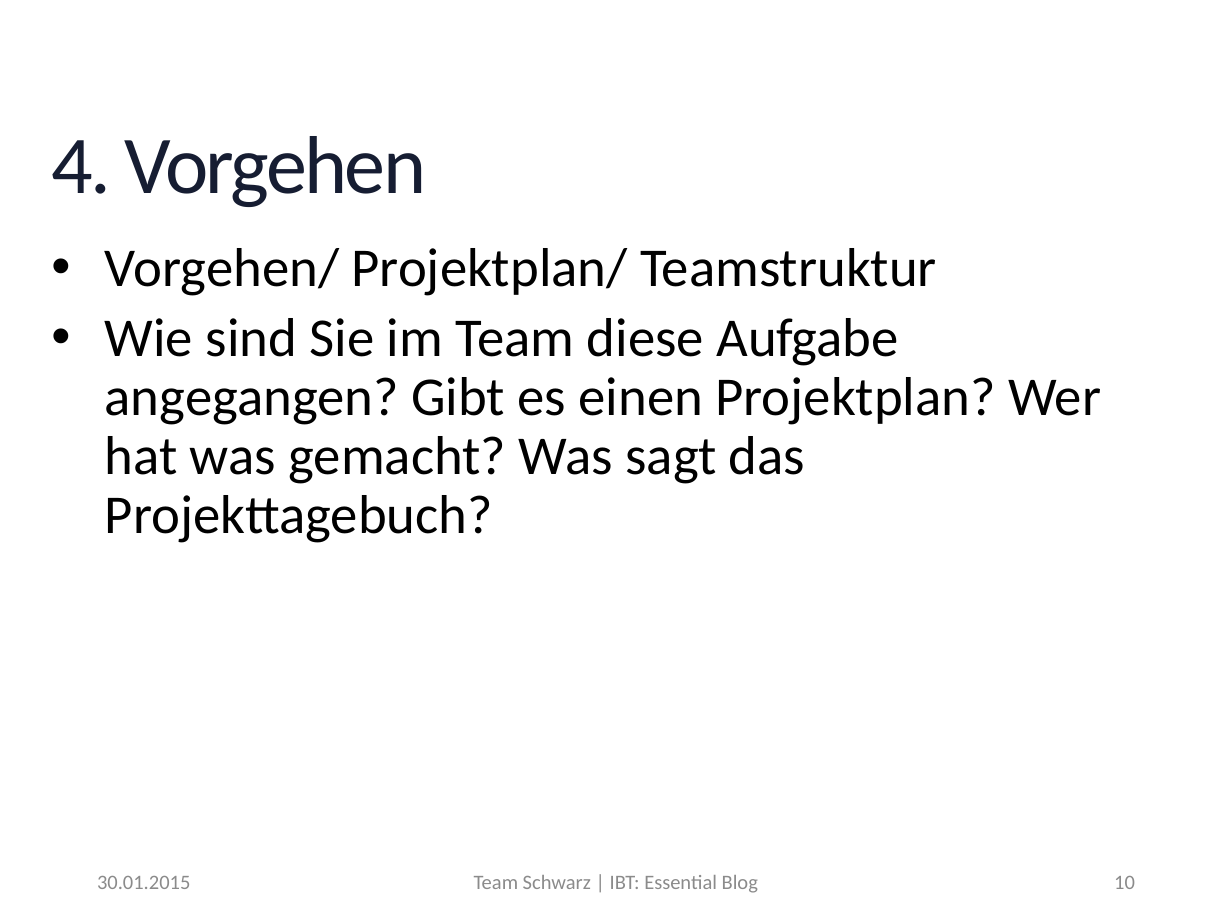
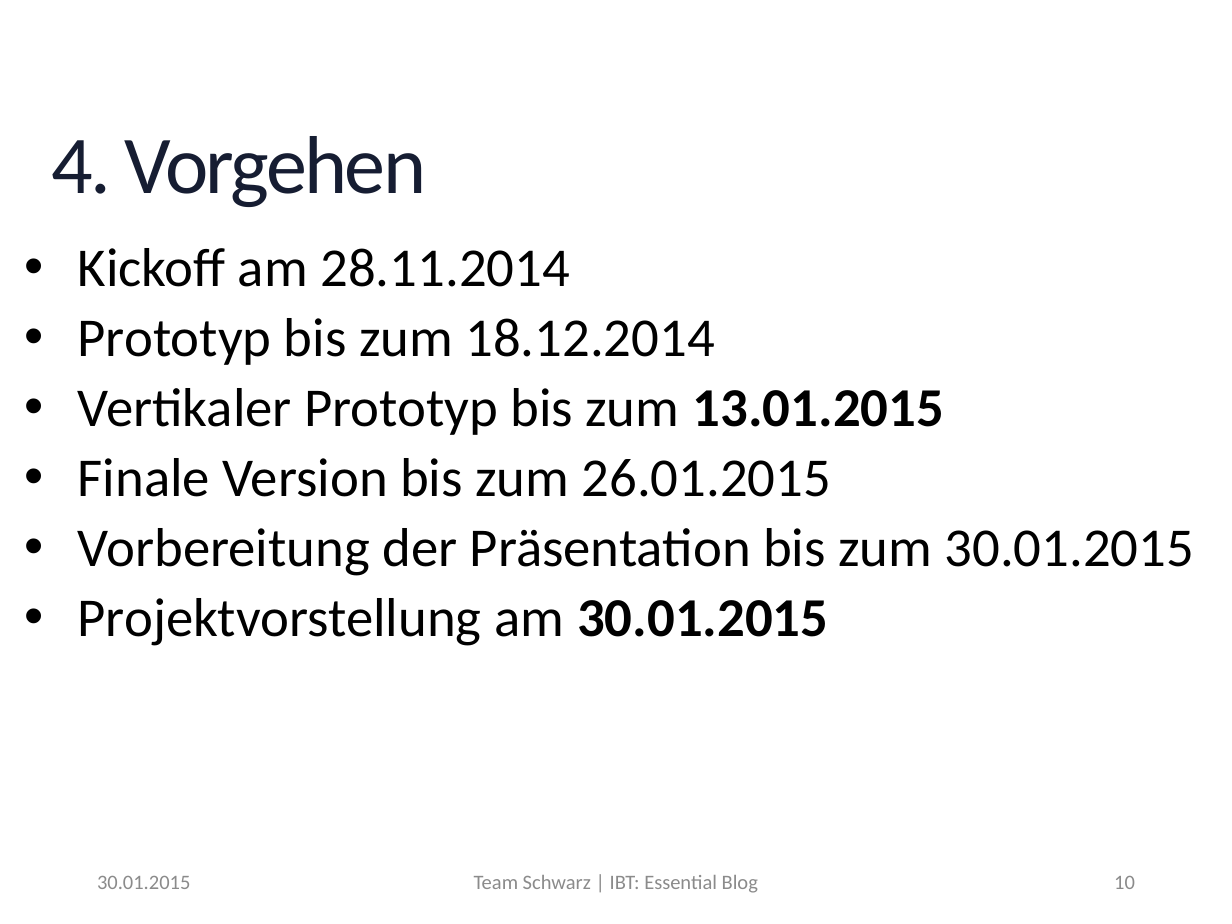
Before and after one commit to MrXXX92/EssentialBlog, a slide deck: slide 10 of Notizen/Präsentation_EssentialBlog.pptx. Drawn at 1232x924 pixels with LibreOffice and Linux fonts; fonts in the diff are those of the drawing; background and template pictures are left out. Boxes give left, top, right and bottom in pixels: in the first picture for what was removed or moved away, otherwise in the second. Text is boxed around its words. In the diff, an @@ line names an element or a change of style, - is before the commit and + after.

Commit message:
Präsentation zum Teil Vorgehen erstellt

```diff
--- a/Notizen/Präsentation_EssentialBlog.pptx
+++ b/Notizen/Präsentation_EssentialBlog.pptx
@@ text at (78,248,1195,646): text changed @@
-• Vorgehen/ Projektplan/ Teamstruktur
-• Wie sind Sie im Team diese Aufgabe angegangen? Gibt es einen Projektplan? Wer hat was gemacht? Was sagt das Projekttagebuch?
+• Kickoff am 28.11.2014
+• Prototyp bis zum 18.12.2014
+• Vertikaler Prototyp bis zum 13.01.2015
+• Finale Version bis zum 26.01.2015
+• Vorbereitung der Präsentation bis zum 30.01.2015
+• Projektvorstellung am 30.01.2015
```
Also in this commit, not shown: 1 other slide changed, 11 slides added.
